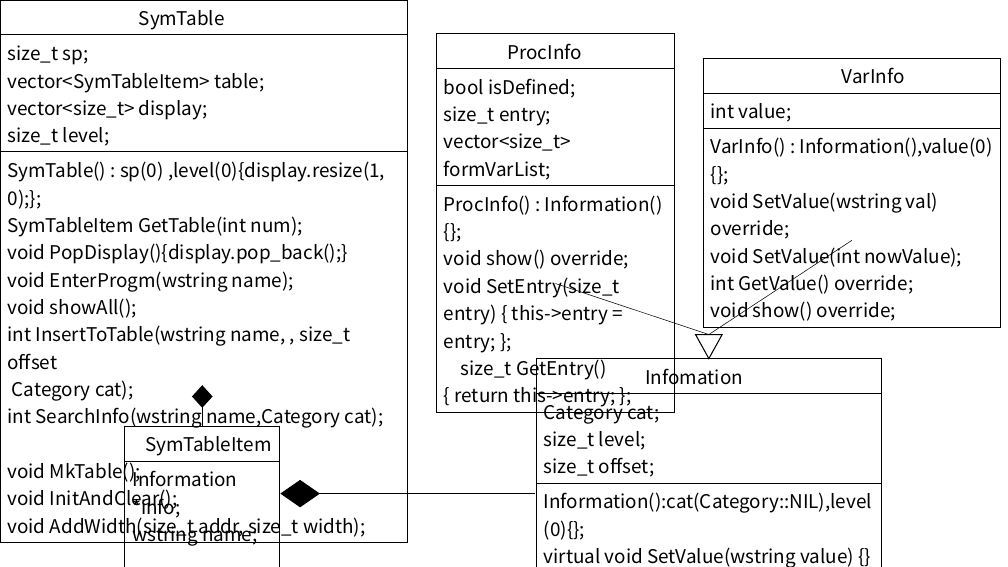
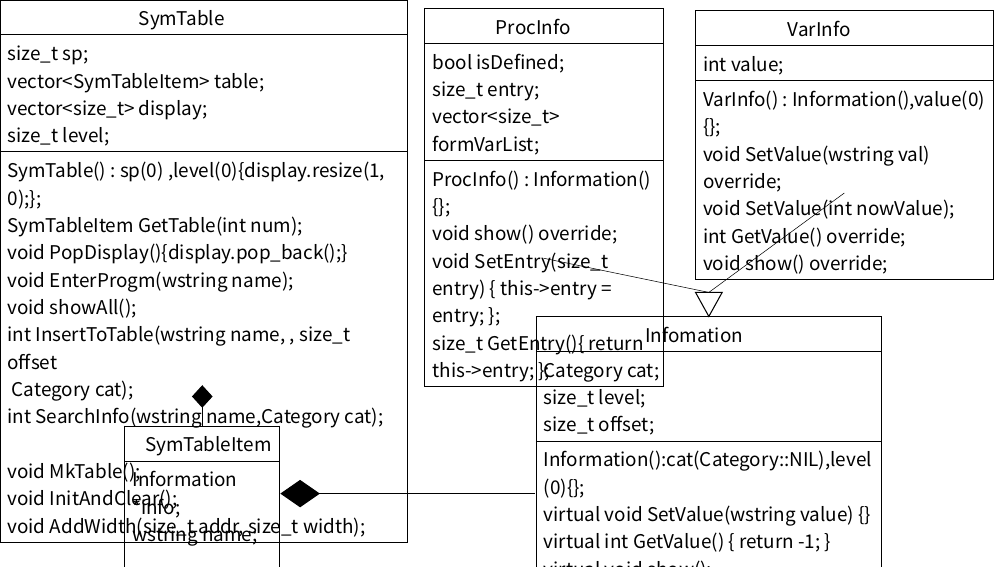
Before and after one commit to 162210107/compiler, a slide deck: slide 8 of docx/画图.pptx. Drawn at 1008x567 pixels with LibreOffice and Linux fonts; fonts in the diff are those of the drawing. Boxes give left, top, right and bottom in pixels: in the first picture for what was removed or moved away, otherwise in the second. Text is boxed around its words. In the diff, an @@ line names an element or a change of style, - is before the commit and + after.

```diff
--- a/docx/画图.pptx
+++ b/docx/画图.pptx
@@ table: place and size @@
-table at (436, 33, 675, 412)
+table at (425, 8, 663, 386)
@@ table: place and size @@
-table at (703, 58, 1001, 327)
+table at (696, 11, 994, 280)
@@ line moved from (852, 240) - (709, 334) to (845, 193) - (709, 293) @@
@@ line moved from (556, 284) - (709, 334) to (544, 259) - (709, 293) @@
@@ flow chart merge: place and size @@
-flow chart merge at (696, 334, 722, 358)
+flow chart merge at (696, 293, 722, 317)
@@ table at (536, 317, 882, 567) @@
-row 3, column 1: Information():cat(Category::NIL),level(0){}; / virtual void SetValue(wstring value) {} / virtual int GetValue() { return -1; } / virtual void show();
+row 3, column 1: Information():cat(Category::NIL),level(0){}; / virtual void SetValue(wstring value) {} / virtual int GetValue() { return -1; } / virtual void show(); / virtual void SetEntry(size_t entry) { }; / virtual size_t GetEntry(){ return -1;};
@@ table: place and size @@
-table at (536, 358, 882, 567)
+table at (536, 317, 882, 567)
```
Also in this commit, not shown: 8 other files.
